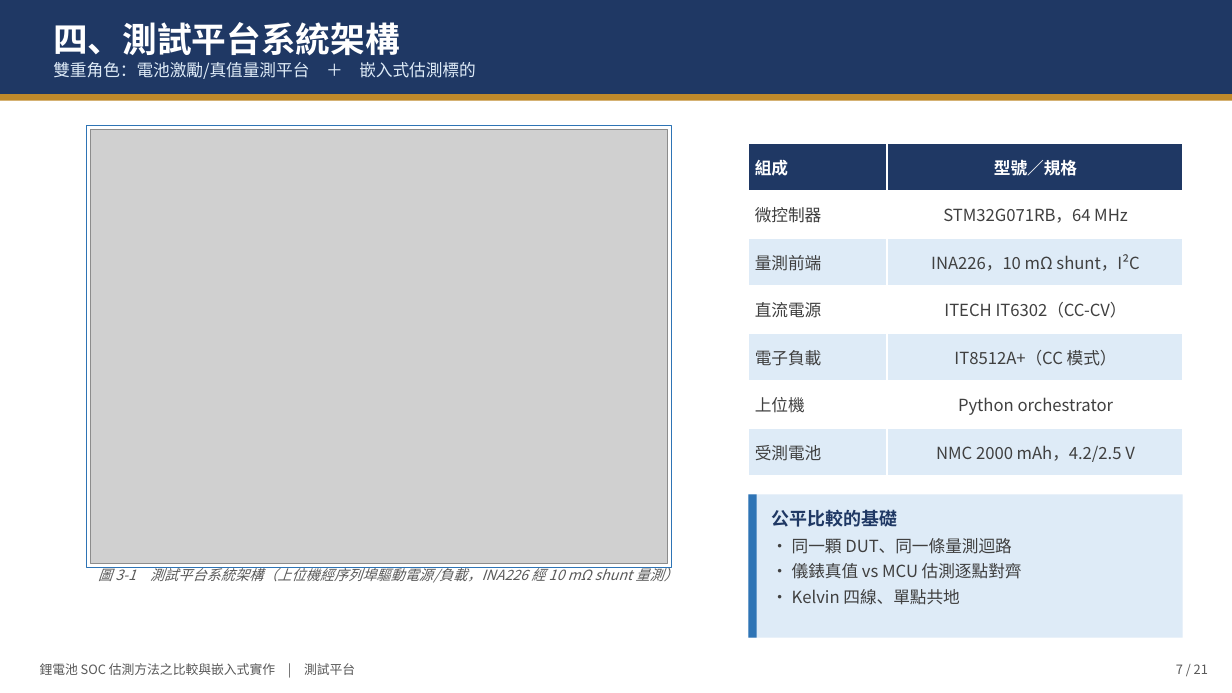
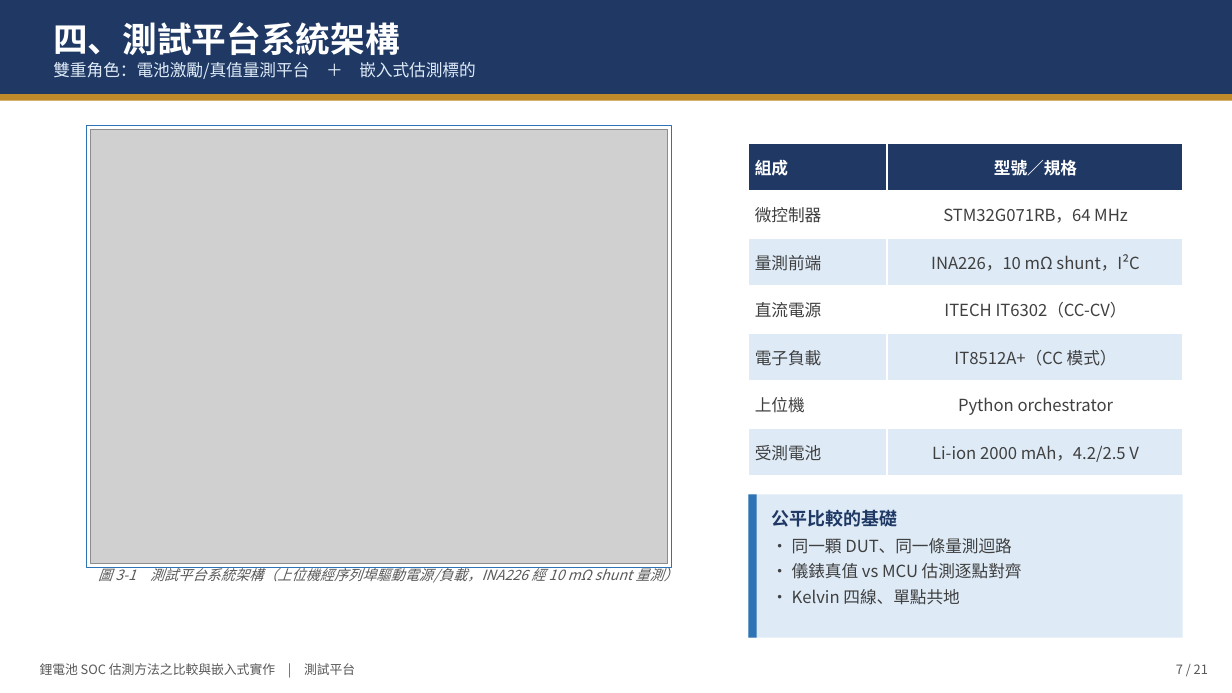
Before and after one commit to JackHung9527/SOC_RESEARCH, a slide deck: slide 8 of DOC/論文撰寫/口試簡報_鋰電池SOC估測.pptx. Drawn at 1232x693 pixels with LibreOffice and Linux fonts; fonts in the diff are those of the drawing; grey boxes stand for pictures. Boxes give left, top, right and bottom in pixels: in the first picture for what was removed or moved away, otherwise in the second. Text is boxed around its words. In the diff, an @@ line names an element or a change of style, - is before the commit and + after.

```diff
--- a/DOC/論文撰寫/口試簡報_鋰電池SOC估測.pptx
+++ b/DOC/論文撰寫/口試簡報_鋰電池SOC估測.pptx
@@ table at (x1=749, y1=143, x2=1183, y2=476) @@
-row 7, column 2: NMC 2000 mAh，4.2/2.5 V
+row 7, column 2: Li-ion 2000 mAh，4.2/2.5 V
```
Also in this commit, not shown: 3 other slides changed, 29 other files.
